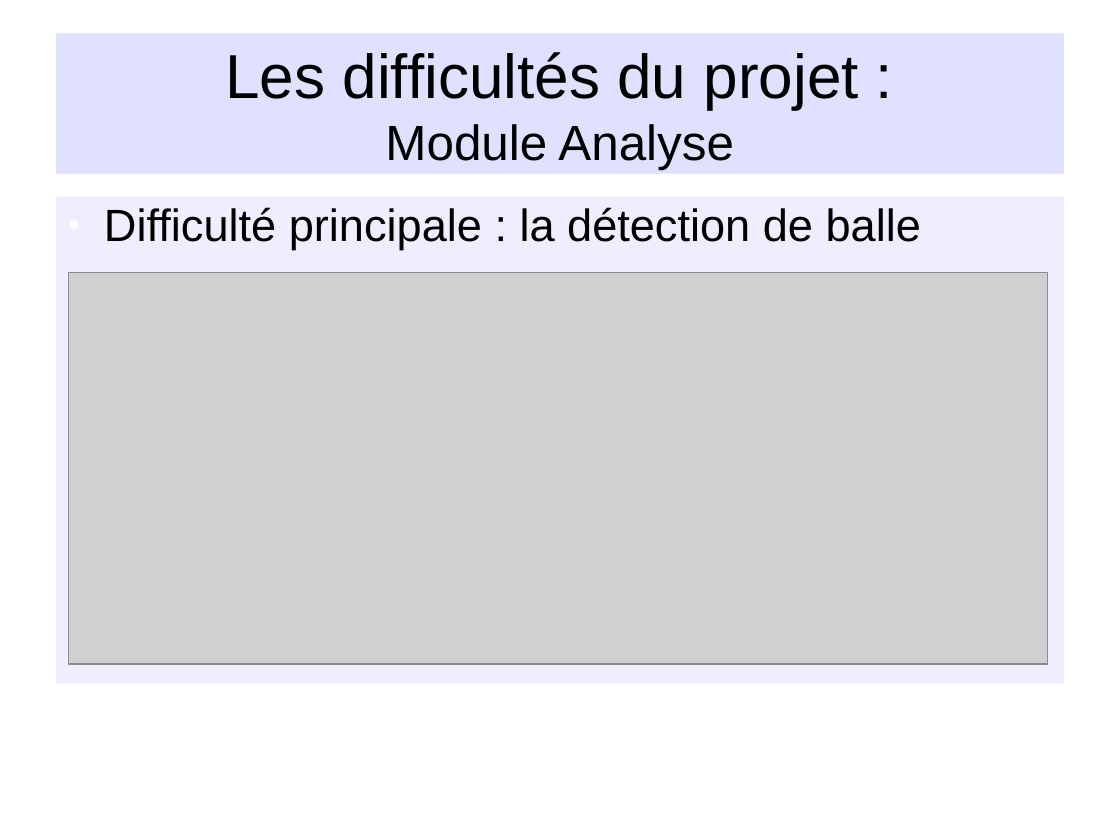
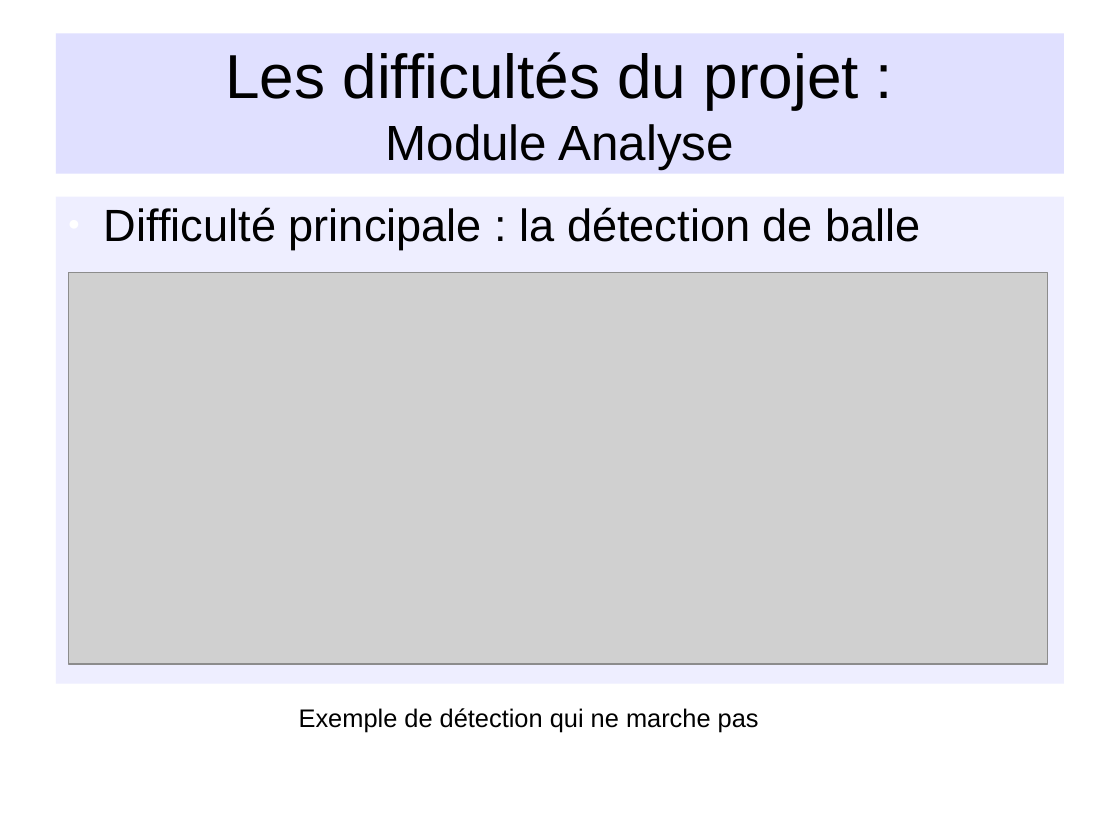
Before and after one commit to NesKaphe/nao-p7, a slide deck: slide 9 of documents/diaporama/diapo_nao.odp. Drawn at 1120x840 pixels with LibreOffice and Linux fonts; fonts in the diff are those of the drawing; grey boxes stand for pictures; background and template pictures are left out. Boxes give left, top, right and bottom in pixels: in the first picture for what was removed or moved away, otherwise in the second. Text is boxed around its words. In the diff, an @@ line names an element or a change of style, - is before the commit and + after.

```diff
--- a/documents/diaporama/diapo_nao.odp
+++ b/documents/diaporama/diapo_nao.odp
@@ text added at <box>299,708,759,733</box>, 18 pt, text #000000 @@
+Exemple de détection qui ne marche pas
```
Also in this commit, not shown: 6 other slides changed, 5 other files.
